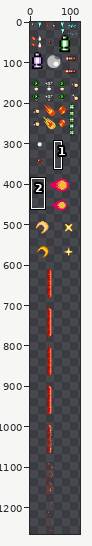
One commit to this sprite sheet: assets/sprites/sprite_sheets/Projectiles2.png. Above: a wide view before the commit, with the close-up outlined.
Close-up. As it was:
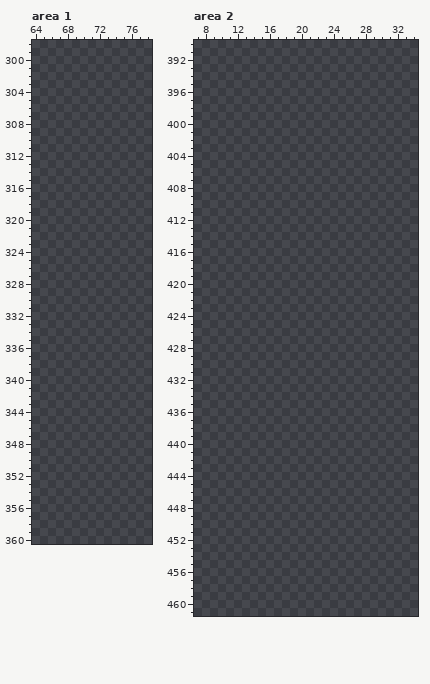
The file is 128x1174 pixels. Colours within 5 levels of each other are drawn and written as one. Shown: area 1: x 64..78, y 298..360; area 2: x 7..34, y 390..461. The old version is drawn lined up with the new one. The wide view leaves out empty margins.
The same view after the edit:
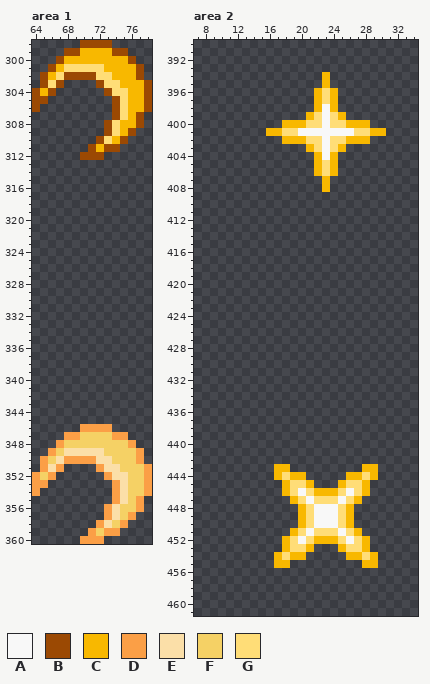
Palette (. is transparent): A #f8f8f8  B #9b4903  C #f8b800  D #fb9f46  E #fbdfa8  F #f5d165  G #ffdd77
The edit:
canvas 128x1174 -> 128x1270; drawings rearranged on the sheet (the old picture shows each at its new place)
Changed rows in their new state; - is an unchanged pixel.
Area 1:
first column x 64:
298 ------BBBB-----
299 ----BBCCCCBB---
300 ---BCCCCCCCCB--
301 --BCGGGGGCCCCB-
302 -BCGBBBBGGCCCB-
303 -BGB----BGGCCCB
304 BCB------BGGCCB
305 BB--------BGCCB
306 B---------BGCCB
307 ----------BGCB-
308 ---------BGCCB-
309 ---------BGCB--
310 --------BGCB---
311 -------BCBB----
312 ------BBB------
first column x 64:
346 ------DDDD-----
347 ----DDFFFFDD---
348 ---DFFFFFFFFD--
349 --DFEEEEEFFFFD-
350 -DFEDDDDEEFFFD-
351 -DED----DEEFFFD
352 DFD------DEEFFD
353 DD--------DEFFD
354 D---------DEFFD
355 ----------DEFD-
356 ---------DEFFD-
357 ---------DEFD--
358 --------DEFD---
359 -------DFDD----
360 ------DDD------
Area 2:
first column x 16:
394 -------C-------
395 -------C-------
396 ------CGC------
397 ------CGC------
398 ------CAC------
399 -----CGAGC-----
400 --CCCGGAGGCCC--
401 CCGGAAAAAAAGGCC
402 --CCCGGAGGCCC--
403 -----CGAGC-----
404 ------CAC------
405 ------CGC------
406 ------CGC------
407 -------C-------
408 -------C-------
first column x 17:
443 CC---------CC
444 CGCC-----CCGC
445 -CGGC---CGGC-
446 -CGAGCCCGAGC-
447 --CGAGGGAGC--
448 ---CGAAAGC---
449 ---CGAAAGC---
450 ---CGAAAGC---
451 --CGAGGGAGC--
452 -CGAGCCCGAGC-
453 -CGGC---CGGC-
454 CGCC-----CCGC
455 CC---------CC
